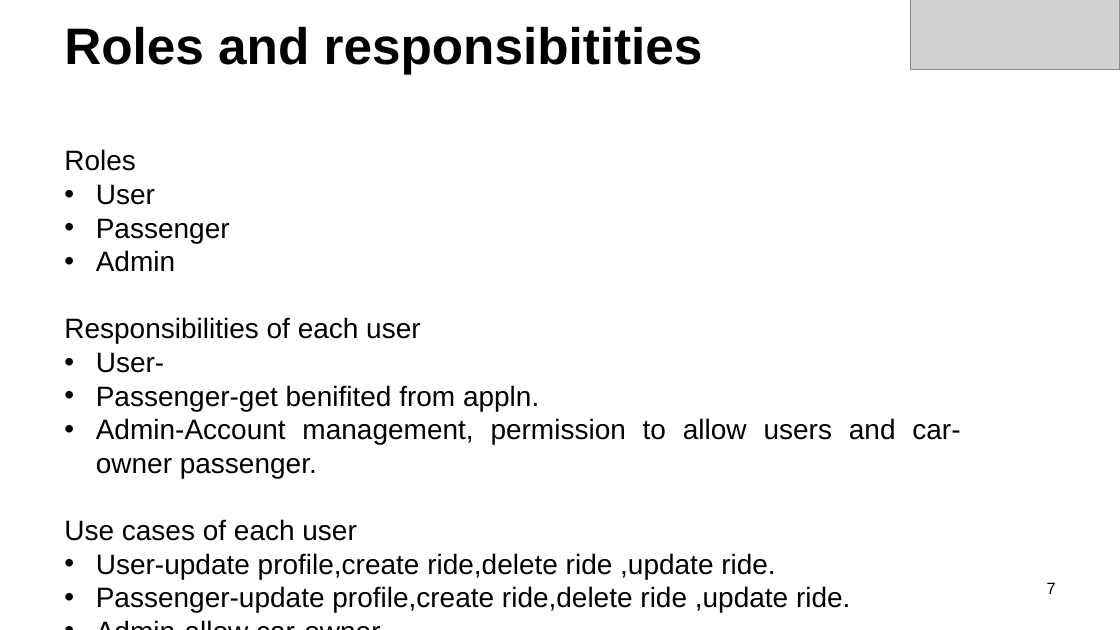
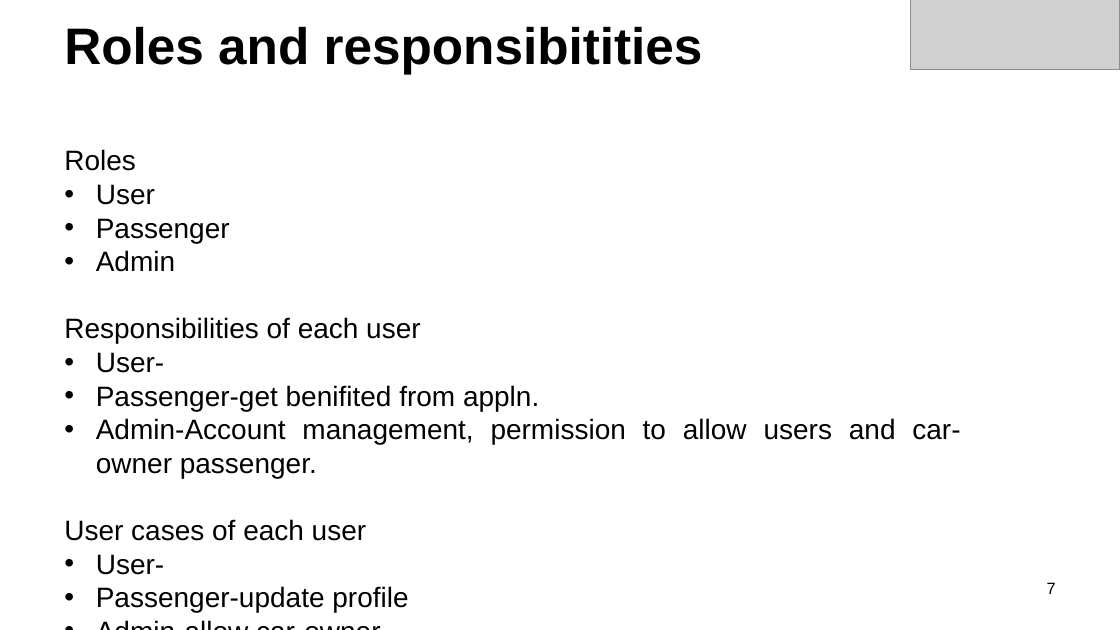
Before and after one commit to smmohsinnaqvi/InterCityCarPoolingSystem, a slide deck: slide 7 of Documentation of project/Carpooling Project PPT.pptx. Drawn at 1120x630 pixels with LibreOffice and Linux fonts; fonts in the diff are those of the drawing; grey boxes stand for pictures; background and template pictures are left out. Boxes give left, top, right and bottom in pixels: in the first picture for what was removed or moved away, otherwise in the second. Text is boxed around its words. In the diff, an @@ line names an element or a change of style, - is before the commit and + after.

```diff
--- a/Documentation of project/Carpooling Project PPT.pptx
+++ b/Documentation of project/Carpooling Project PPT.pptx
@@ text at <box>64,519,408,612</box>: text changed @@
-Use cases of each user
-• User-update profile,create ride,delete ride ,update ride.
-• Passenger-update profile,create ride,delete ride ,update ride.
+User cases of each user
+• User-
+• Passenger-update profile
```
Also in this commit, not shown: 11 other files.
